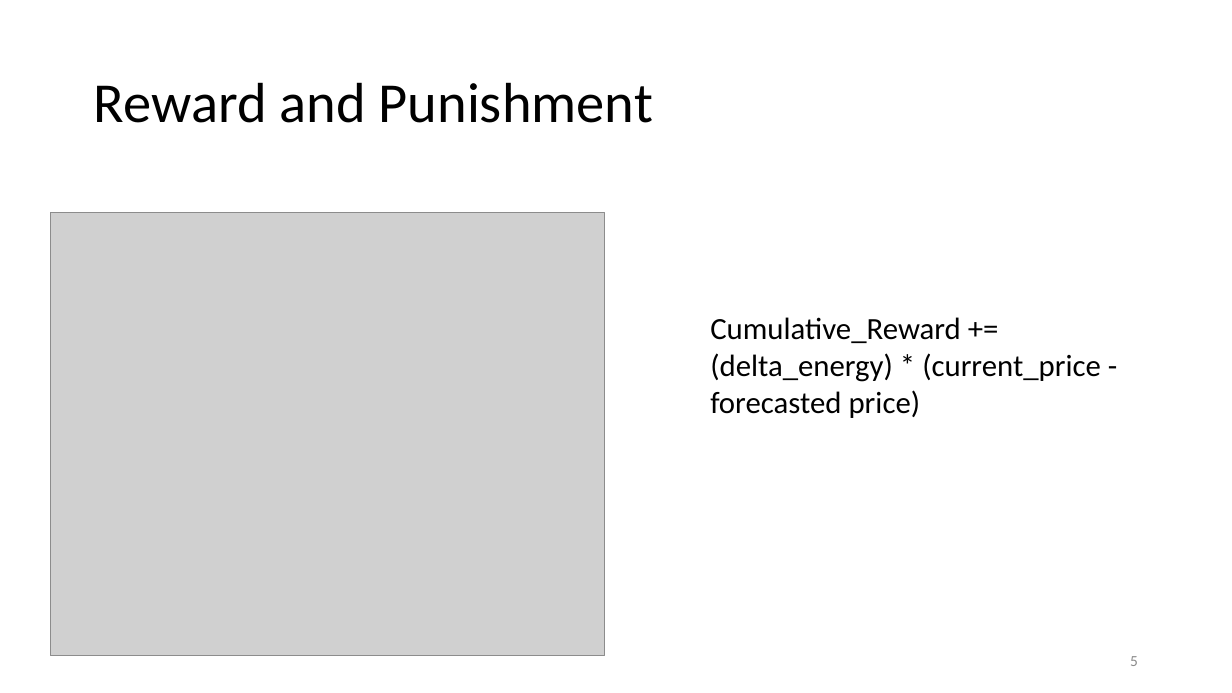
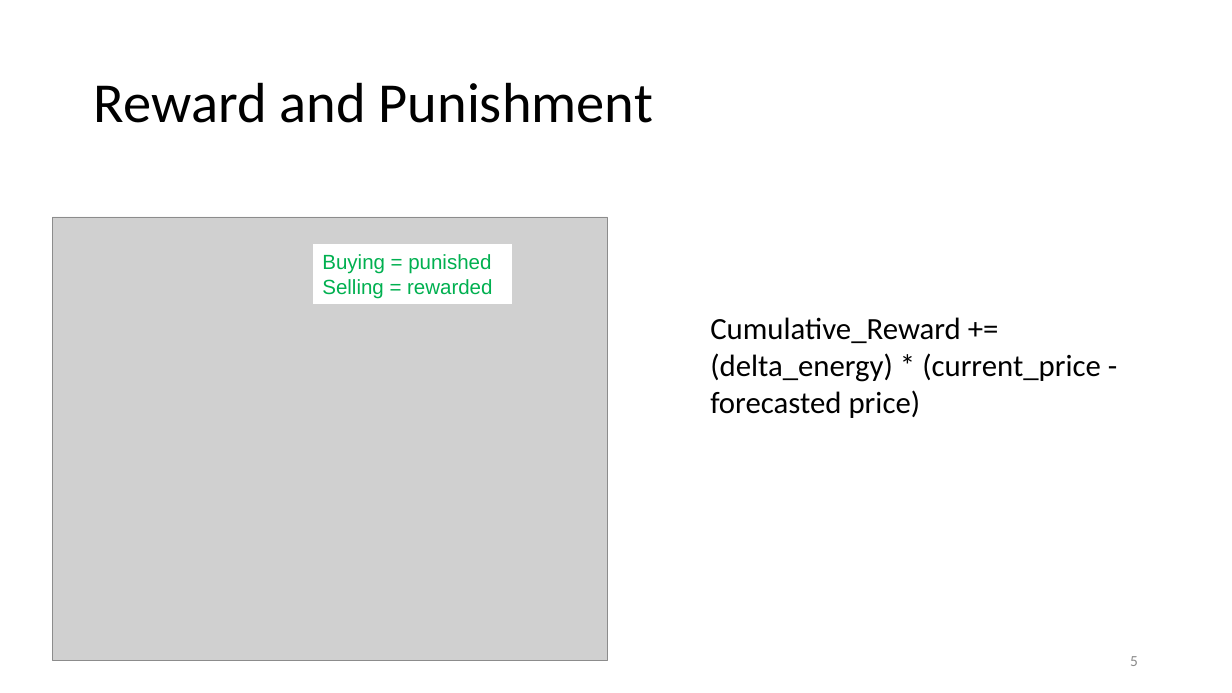
Before and after one commit to rlaker/Hackathon, a slide deck: slide 5 of Hackathon22_presentation.pptx. Drawn at 1232x693 pixels with LibreOffice and Linux fonts; fonts in the diff are those of the drawing; grey boxes stand for pictures. Boxes give left, top, right and bottom in pixels: in the first picture for what was removed or moved away, otherwise in the second. Text is boxed around its words. In the diff, an @@ line names an element or a change of style, - is before the commit and + after.

Commit message:
📄 fixed typo in presentation

```diff
--- a/Hackathon22_presentation.pptx
+++ b/Hackathon22_presentation.pptx
@@ picture: place and size @@
-picture at (50, 213, 604, 656)
+picture at (53, 217, 607, 661)
@@ rectangle added at (313, 245, 512, 304), fill #FFFFFF, outline #FFFFFF 0.75 pt, 16 pt, text #00B050 @@
+Buying = punished
+Selling = rewarded
```
